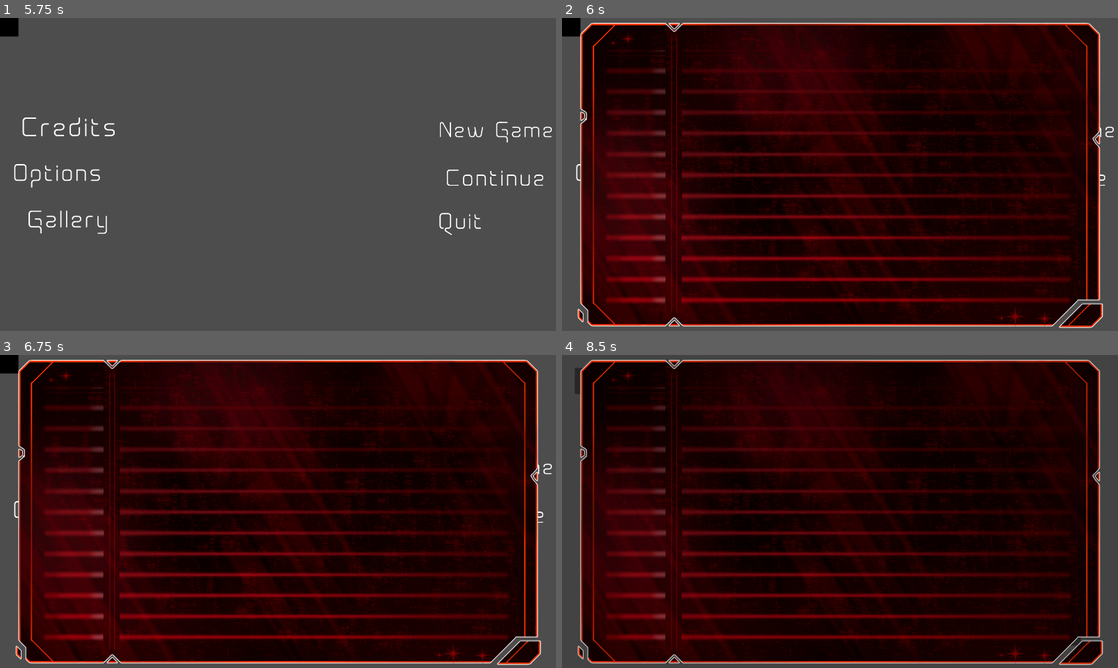
Above: before the commit, frames 1-4 (two rows, left to right).
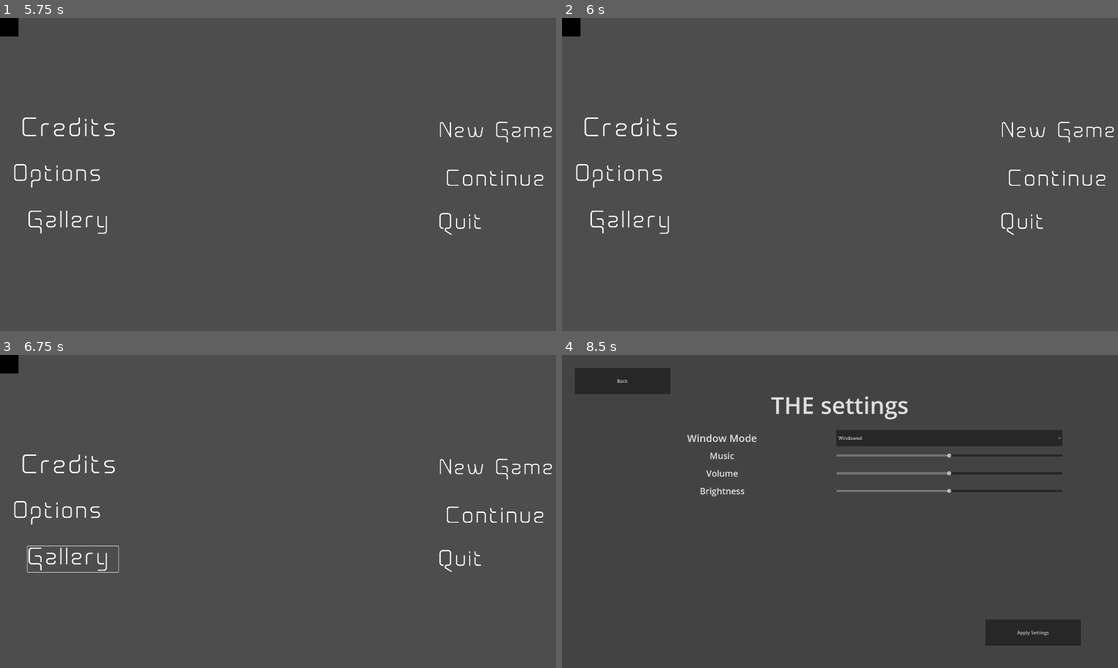
Above: after the commit, the same moments.

Repository: TomkoSK/Layers
Game: Godot game, scene res://BlackScene.tscn
Two runs of this game, one before a commit and one after it. Both use one fixed random seed, a clock stepped at 60 frames per second and the inputs below. Video files are missing from this copy of the repository; at most half a second of black plays in their place. Sound files missing from this copy of the repository are replaced by a short silence.
Inputs (mouse positions are in pixels of both pictures, inside the frame that each line leads up to):
- Up to frame 1 (5.75 s): click (300, 174) at 0.5 s; click (494, 130) at 1.25 s; click (494, 130) at 2 s; click (494, 177) at 2.75 s; click (300, 174) at 3.5 s; click (533, 39) at 4.25 s; click (494, 177) at 5 s
- Up to frame 2 (6 s): move the mouse to (962, 158) at 5.77 s; hold Up (ui_up) from 5.78 s (still down); click (962, 158) at 5.92 s
- Up to frame 3 (6.75 s): release Up (ui_up) at 6.5 s; click (72, 558) at 6.5 s
- Up to frame 4 (8.5 s): click (617, 511) at 7.25 s; click (862, 511) at 8.02 s

Frame 1 is identical in both runs. In frame 2, 91% of the frame differs, in the area x 2-98%, y 1-100%; in frame 3, 91%; in frame 4, 91%.

Commit message:
Backlog can now be closed by clicking and pressing ESC

Diff:
--- a/Scenes/Backlog.tscn
+++ b/Scenes/Backlog.tscn
@@ -37,3 +37,73 @@
 [node name="TestLabel" type="Label" parent="TestContainer"]
 layout_mode = 2
 label_settings = ExtResource("2_2kkov")
+
+[node name="CanvasLayer" type="CanvasLayer" parent="."]
+
+[node name="BGHitbox" type="Button" parent="CanvasLayer"]
+self_modulate = Color(1, 1, 1, 0)
+offset_right = 1920.0
+offset_bottom = 1080.0
+
+[node name="Button" type="Button" parent="CanvasLayer"]
+self_modulate = Color(1, 1, 1, 0)
+offset_right = 63.0
+offset_bottom = 1080.0
+
+[node name="Button2" type="Button" parent="CanvasLayer"]
+self_modulate = Color(1, 1, 1, 0)
+offset_left = 1858.0
+offset_right = 1920.0
+offset_bottom = 1080.0
+
+[node name="Button3" type="Button" parent="CanvasLayer"]
+self_modulate = Color(1, 1, 1, 0)
+offset_right = 1920.0
+offset_bottom = 17.0
+
+[node name="Button4" type="Button" parent="CanvasLayer"]
+self_modulate = Color(1, 1, 1, 0)
+offset_top = 1064.0
+offset_right = 1920.0
+offset_bottom = 1080.0
+
+[node name="Button5" type="Button" parent="CanvasLayer"]
+self_modulate = Color(1, 1, 1, 0)
+offset_left = 44.0
+offset_top = 35.0
+offset_right = 97.0
+offset_bottom = 62.0
+rotation = -0.78643
+
+[node name="Button6" type="Button" parent="CanvasLayer"]
+self_modulate = Color(1, 1, 1, 0)
+offset_left = 1831.0
+offset_top = 1068.0
+offset_right = 1884.0
+offset_bottom = 1095.0
+rotation = -0.78643
+
+[node name="Button7" type="Button" parent="CanvasLayer"]
+self_modulate = Color(1, 1, 1, 0)
+offset_left = 99.0
+offset_top = 1080.0
+offset_right = 152.0
+offset_bottom = 1096.0
+rotation = -2.72798
+
+[node name="Button8" type="Button" parent="CanvasLayer"]
+self_modulate = Color(1, 1, 1, 0)
+offset_left = 1839.0
+offset_top = -2.0
+offset_right = 1892.0
+offset_bottom = 25.0
+rotation = 0.783858
+
+[connection signal="pressed" from="CanvasLayer/Button" to="." method="_on_button_pressed"]
+[connection signal="pressed" from="CanvasLayer/Button2" to="." method="_on_button_pressed"]
+[connection signal="pressed" from="CanvasLayer/Button3" to="." method="_on_button_pressed"]
+[connection signal="pressed" from="CanvasLayer/Button4" to="." method="_on_button_pressed"]
+[connection signal="pressed" from="CanvasLayer/Button5" to="." method="_on_button_pressed"]
+[connection signal="pressed" from="CanvasLayer/Button6" to="." method="_on_button_pressed"]
+[connection signal="pressed" from="CanvasLayer/Button7" to="." method="_on_button_pressed"]
+[connection signal="pressed" from="CanvasLayer/Button8" to="." method="_on_button_pressed"]
--- a/Scripts/Backlog.gd
+++ b/Scripts/Backlog.gd
@@ -10,7 +10,7 @@
 var scrollOffset = 0
 
 func _ready():
-	self.hide()
+	self.close()
 	#the testContainer and testNode are used in the same way as in the textbox script, they are for testing how big a string is
 	testContainer = $TestContainer
 	testNode = $TestContainer/TestLabel
@@ -83,10 +83,8 @@
 	updateArrays()
 
 func _input(event):
-	if(event.is_action("ui_up")):
-		self.show()
-	if(event.is_action("ui_down")):
-		self.hide()
+	if(event.is_action_pressed("ui_cancel")):
+		close()
 	if event is InputEventMouseButton:
 		if event.is_pressed():
 			if event.button_index == MOUSE_BUTTON_WHEEL_UP:
@@ -97,3 +95,15 @@
 				scrollOffset += 1
 				scrollOffset = clamp(scrollOffset, -(len(formattedText)-12), 0)
 				updateArrays()
+
+func open():#The hitboxes are on another canvas layer so that clicking them takes priority over everything else, the layer also has to be
+	#manually hidden, thats why the custom show and hide function
+	self.show()
+	$CanvasLayer.visible = true
+
+func close():
+	self.hide()
+	$CanvasLayer.visible = false
+
+func _on_button_pressed():#Hides the backlog when the empty region around it is clicked
+	close()
--- a/UIButtons/UIButtons.gd
+++ b/UIButtons/UIButtons.gd
@@ -31,4 +31,4 @@
 	SceneManager.openSettings(true)
 
 func _on_backlog_pressed():
-	Backlog.show()
+	Backlog.open()
